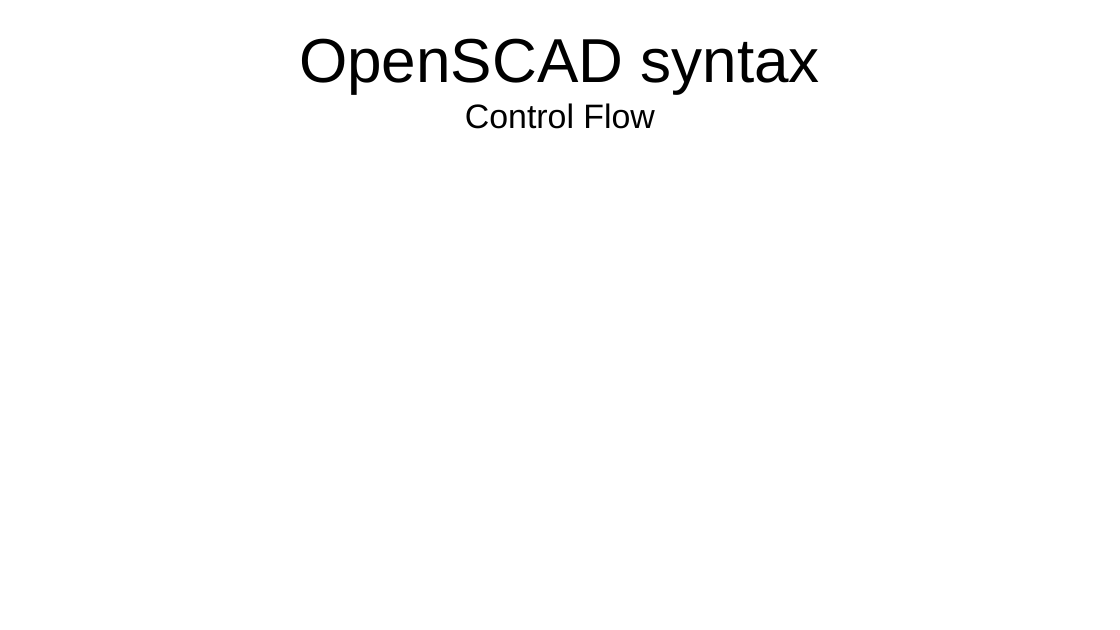
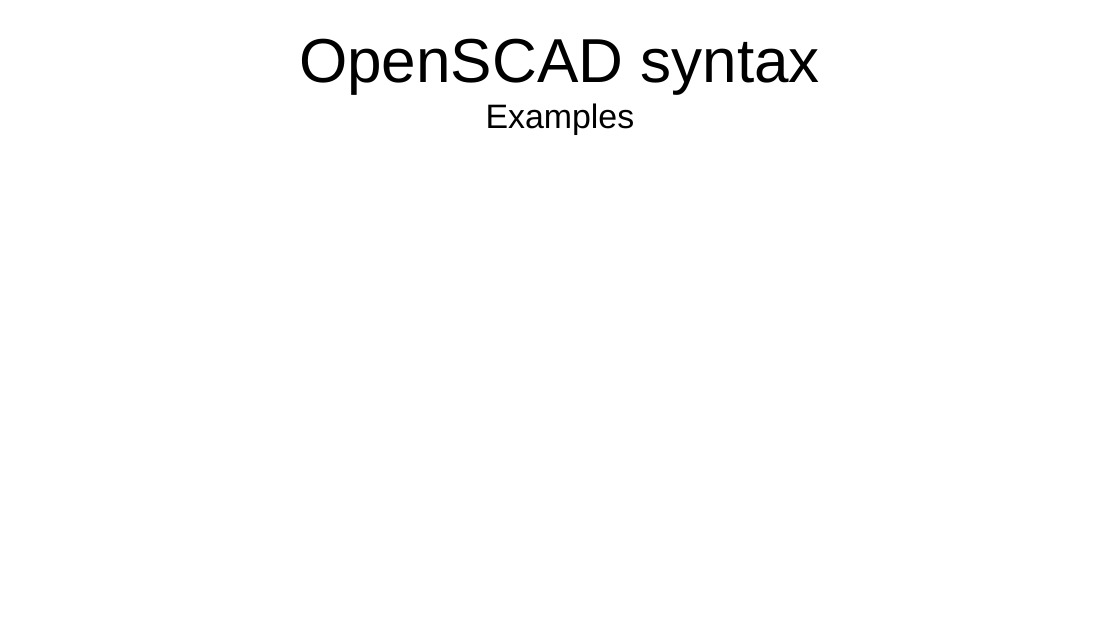
Before and after one commit to ftvkyo/openscad-workshop, a slide deck: slide 8 of slides/20250928 OpenSCAD for Beginners.odp. Drawn at 1120x630 pixels with LibreOffice and Linux fonts; fonts in the diff are those of the drawing. Boxes give left, top, right and bottom in pixels: in the first picture for what was removed or moved away, otherwise in the second. Text is boxed around its words. In the diff, an @@ line names an element or a change of style, - is before the commit and + after.

Commit message:
wip

```diff
--- a/slides/20250928 OpenSCAD for Beginners.odp
+++ b/slides/20250928 OpenSCAD for Beginners.odp
@@ title at [299, 38, 820, 135]: text changed @@
-OpenSCAD syntax
-Control Flow
+OpenSCAD syntax
+Examples
```
Also in this commit, not shown: 1 other slide changed, 2 slides added.
